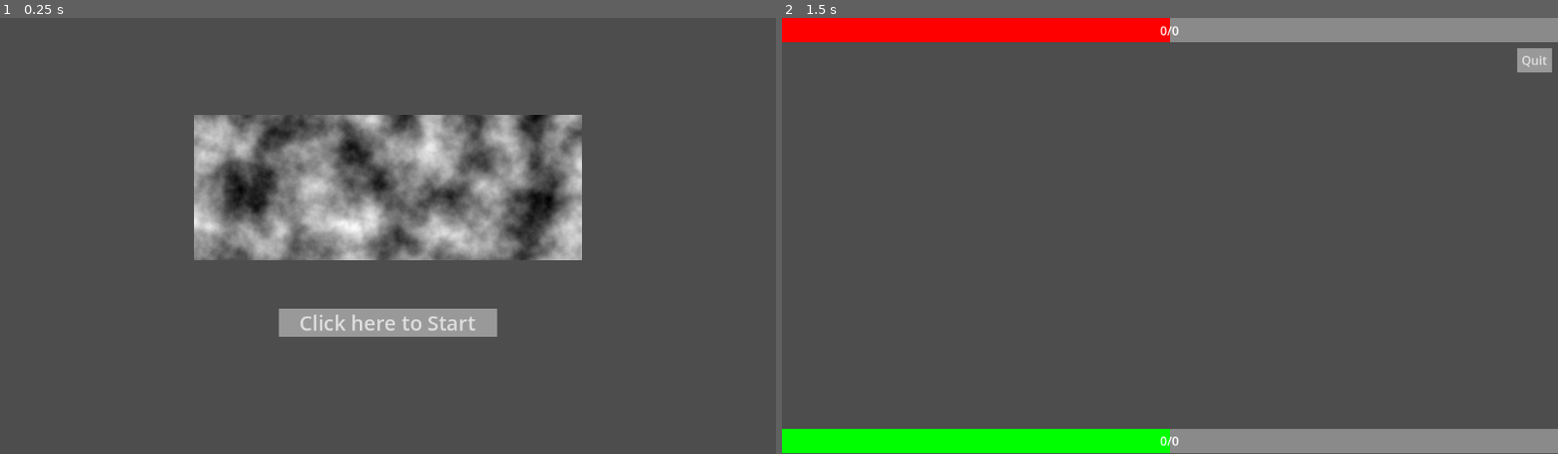
Above: before the commit, frames 1-2 (left to right).
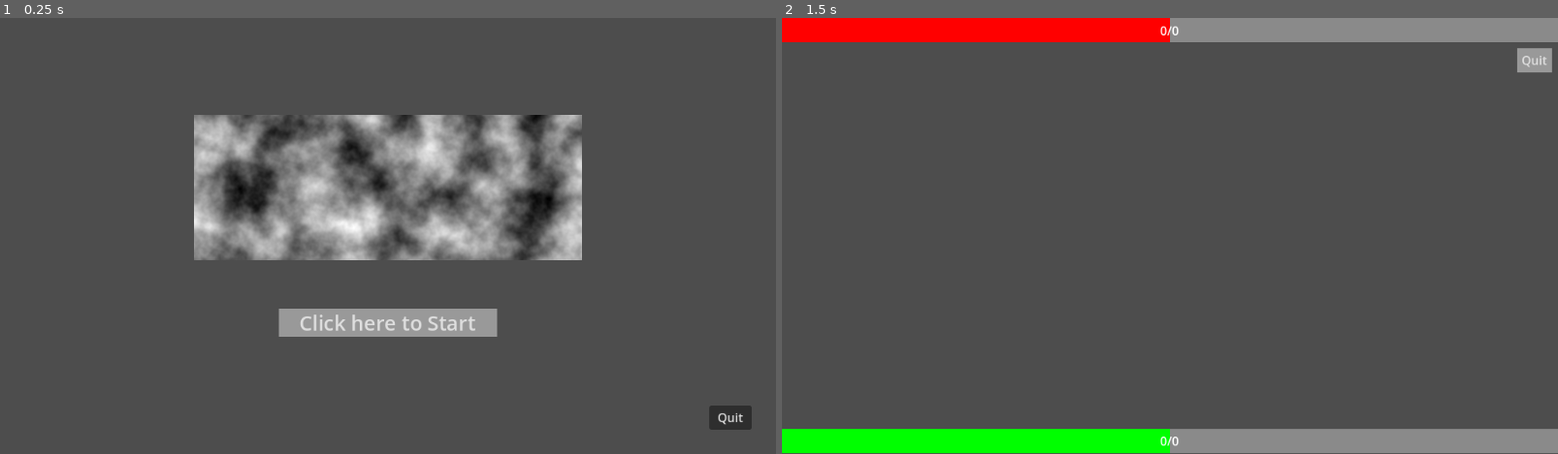
Above: after the commit, the same moments.

Repository: whitehatcat-JE/TowerDefenceGameJam
Game: Godot game, scene res://UI/GUI.tscn
Same seed, same stepped clock (60 frames per second), same inputs: the game is played once before the commit and once after it. This scene is started directly instead of the project's main scene.
Inputs:
- Up to frame 1 (0.25 s): no input
- Up to frame 2 (1.5 s): click "Click here to Start" at 0.5 s; tap Enter at 1.25 s; hold Right (ui_right) from 1.28 s (still down); tap J (attack) at 1.35 s

The runs differ from the first frame. In frame 1, 0.3% of the frame differs, in the area x 91-97%, y 88-95%; in frame 2, nothing differs.

Commit message:
Damagenum changes

Diff:
--- a/UI/DamageNum.gd
+++ b/UI/DamageNum.gd
@@ -1,16 +1,15 @@
 extends Label
 
-const opacity_step:float = 1
-const movement_step:float = 100
+@export var opacity_step:float = 1
+@export var movement_step:float = 100
 
 func _ready():
 	position.x = 100
 	position.y = 100
-	text = "Test"
 
-
-func _init(value:float = 3.0):
+func _init(value:float = 3.0, pos:Vector2 = Vector2(100,100)):
 	text = String.num(value,0);
+	position = pos;
 
 func _process(delta:float):
 	position.y -= movement_step*delta;
--- a/UI/MenuUI.tscn
+++ b/UI/MenuUI.tscn
@@ -1,6 +1,5 @@
-[gd_scene load_steps=7 format=3 uid="uid://d228jnajkcqxe"]
+[gd_scene load_steps=6 format=3 uid="uid://d228jnajkcqxe"]
 
-[ext_resource type="Script" path="res://UI/MenuUI.gd" id="1_a56fx"]
 [ext_resource type="StyleBox" uid="uid://bp8k6o2mxjupy" path="res://UI/UILightGray.stylebox" id="1_b3mgw"]
 [ext_resource type="StyleBox" uid="uid://dpcai1ghlgd3s" path="res://UI/UIHover.stylebox" id="2_nq0ld"]
 [ext_resource type="StyleBox" uid="uid://bxaxtua03o8bv" path="res://UI/UIGrey.stylebox" id="3_lkpo7"]
@@ -18,7 +17,6 @@
 anchor_bottom = 1.0
 grow_horizontal = 2
 grow_vertical = 2
-script = ExtResource("1_a56fx")
 
 [node name="Title" type="TextureRect" parent="."]
 layout_mode = 1
@@ -56,4 +54,20 @@
 theme_override_styles/focus = ExtResource("1_b3mgw")
 text = "Click here to Start"
 
+[node name="QuitButton" type="Button" parent="."]
+layout_mode = 1
+anchors_preset = -1
+anchor_left = 0.969
+anchor_top = 0.944
+anchor_right = 0.969
+anchor_bottom = 0.944
+offset_left = -56.256
+offset_top = -31.744
+offset_right = -0.256042
+offset_bottom = 0.255981
+grow_horizontal = 0
+grow_vertical = 0
+text = "Quit
+"
+
 [connection signal="pressed" from="StartButton" to="." method="_on_start_button_pressed"]
